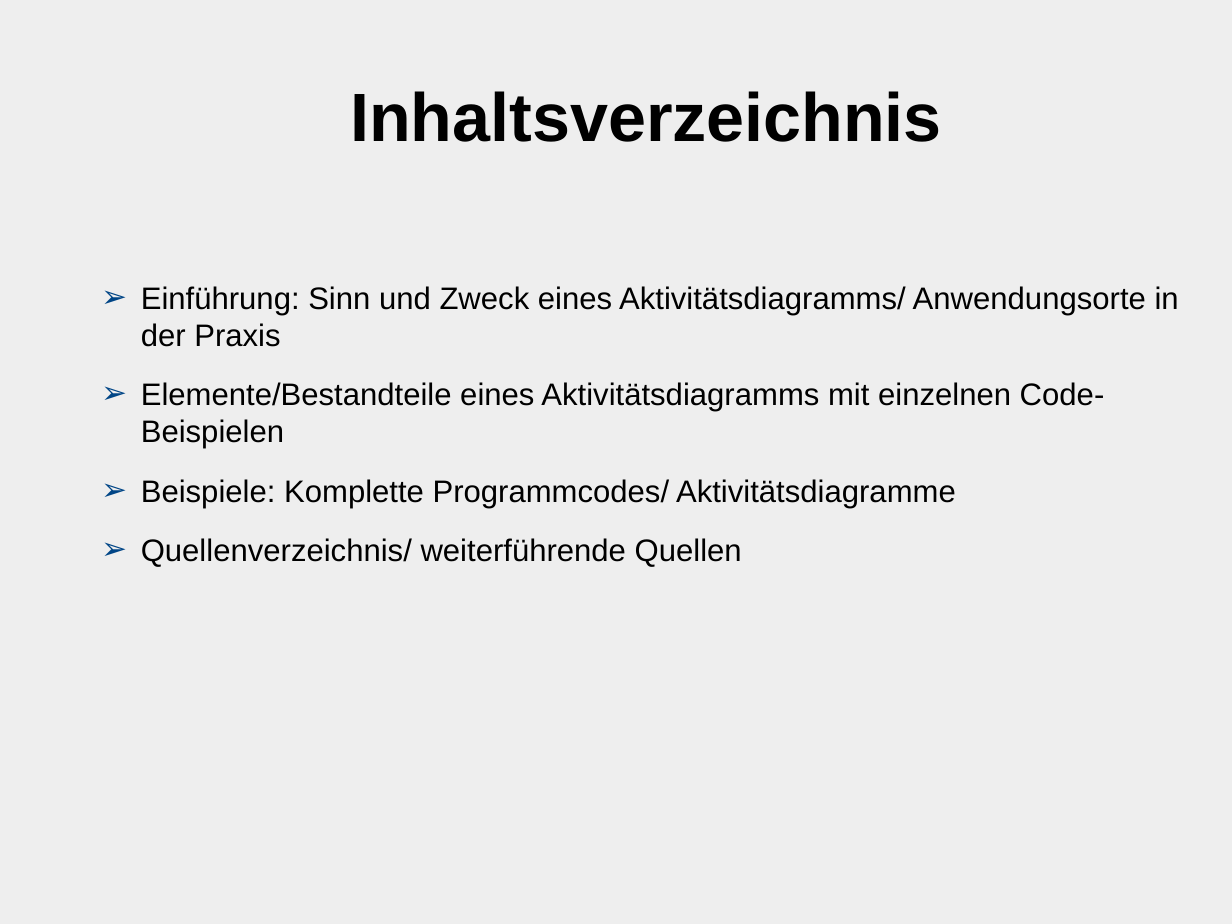
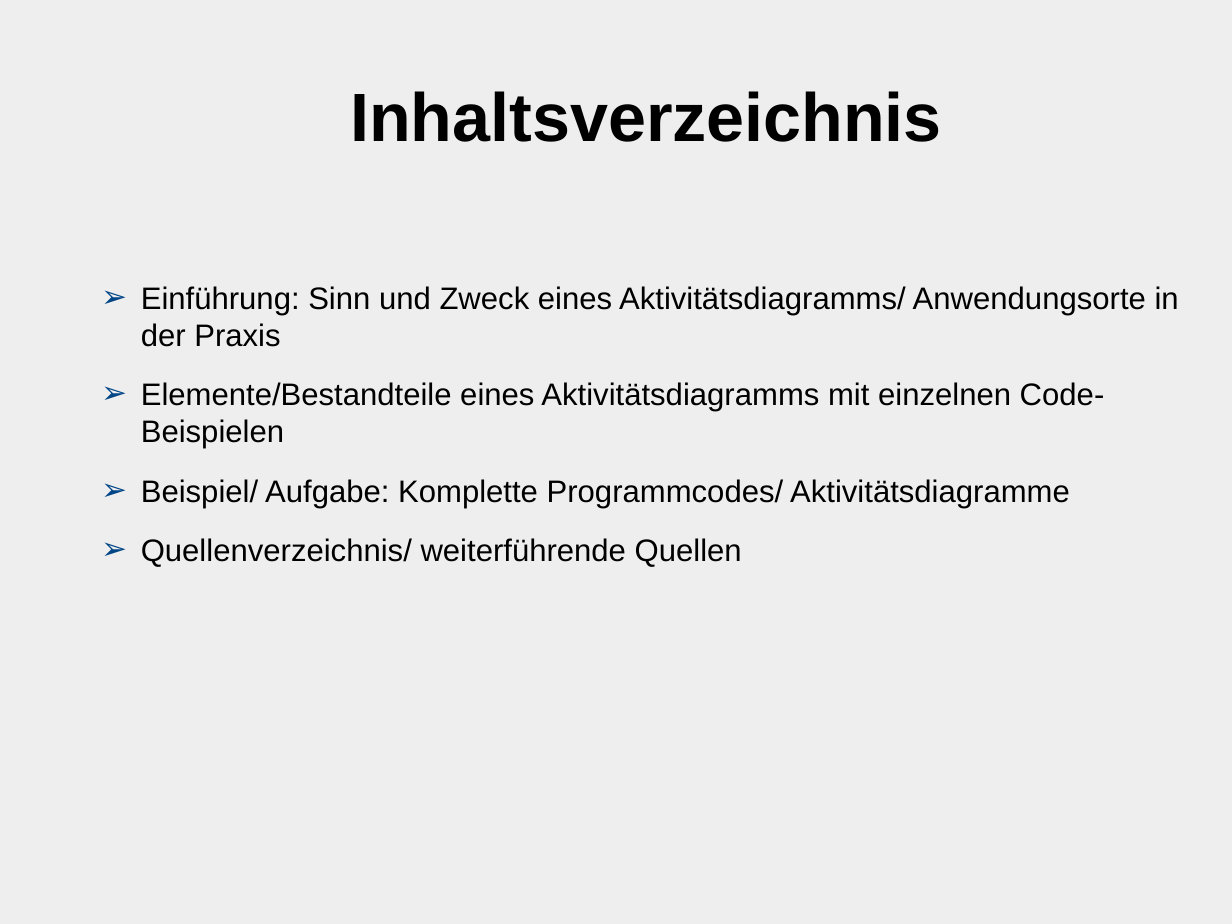
Before and after one commit to ChristianMarzianGithub/VortragAktivitaetsdiagramm, a slide deck: slide 2 of Präsentation Aktivitätsdiagramm/main/AktivitaetsdiagrammCM.odp. Drawn at 1232x924 pixels with LibreOffice and Linux fonts; fonts in the diff are those of the drawing. Boxes give left, top, right and bottom in pixels: in the first picture for what was removed or moved away, otherwise in the second. Text is boxed around its words. In the diff, an @@ line names an element or a change of style, - is before the commit and + after.

```diff
--- a/Präsentation Aktivitätsdiagramm/main/AktivitaetsdiagrammCM.odp
+++ b/Präsentation Aktivitätsdiagramm/main/AktivitaetsdiagrammCM.odp
@@ text at (141,479,1070,508): text changed @@
-➢ Beispiele: Komplette Programmcodes/ Aktivitätsdiagramme
+➢ Beispiel/ Aufgabe: Komplette Programmcodes/ Aktivitätsdiagramme
```
Also in this commit, not shown: 4 other slides changed, 15 slides added, 12 slides removed.
